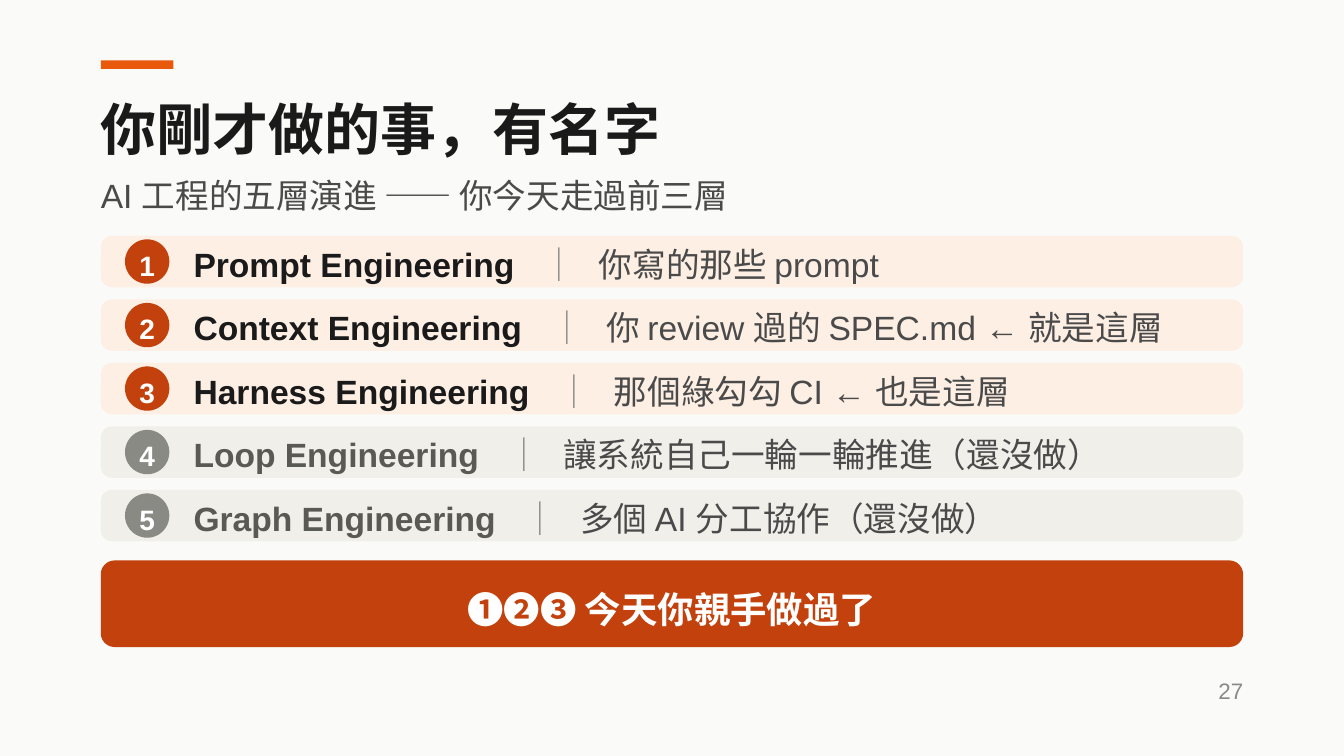
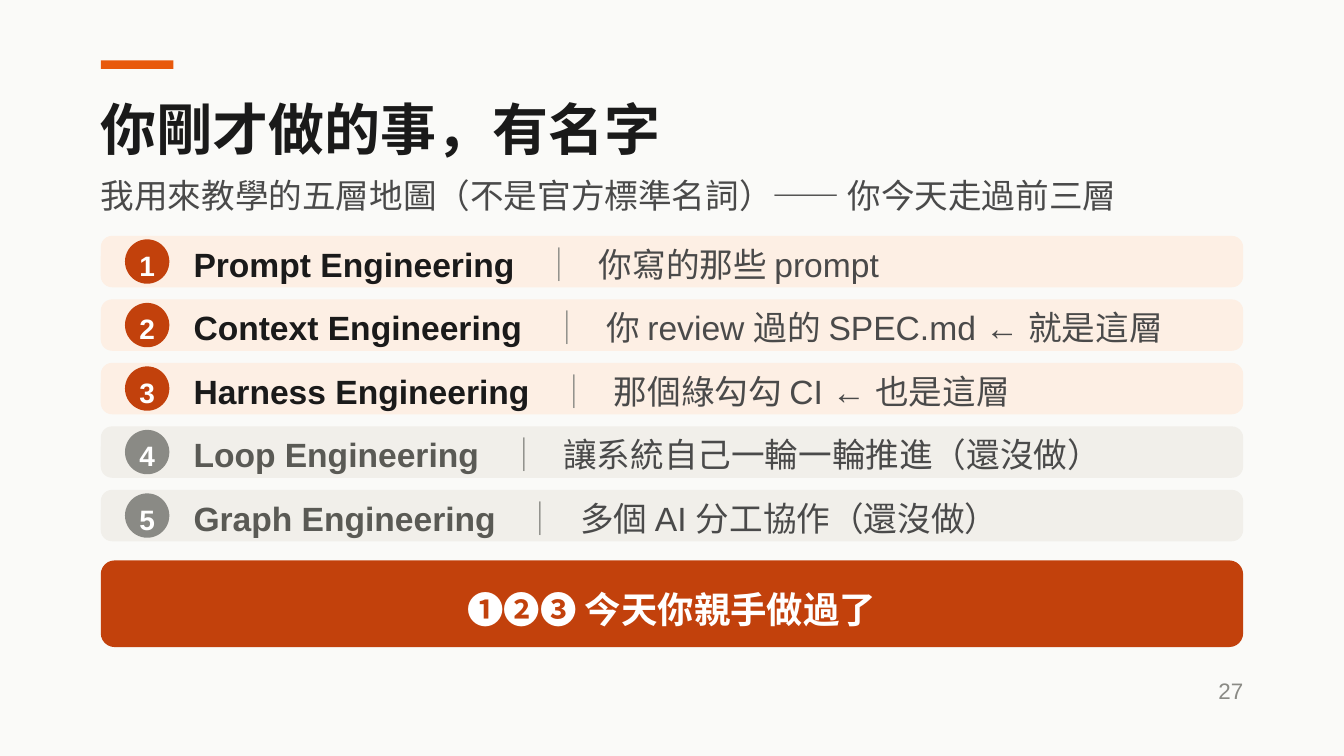
Before and after one commit to young-ai-courses/ai-agent-workshop, a slide deck: slide 27 of slides/2026-08-13-第二堂-做一個自己的AI-Agent.pptx. Drawn at 1344x756 pixels with LibreOffice and Linux fonts; fonts in the diff are those of the drawing. Boxes give left, top, right and bottom in pixels: in the first picture for what was removed or moved away, otherwise in the second. Text is boxed around its words. In the diff, an @@ line names an element or a change of style, - is before the commit and + after.

```diff
--- a/slides/2026-08-13-第二堂-做一個自己的AI-Agent.pptx
+++ b/slides/2026-08-13-第二堂-做一個自己的AI-Agent.pptx
@@ text at (101,179,1117,211): text changed @@
-AI 工程的五層演進 —— 你今天走過前三層
+我用來教學的五層地圖（不是官方標準名詞）—— 你今天走過前三層
```
Also in this commit, not shown: 5 other slides changed, 3 other files.
